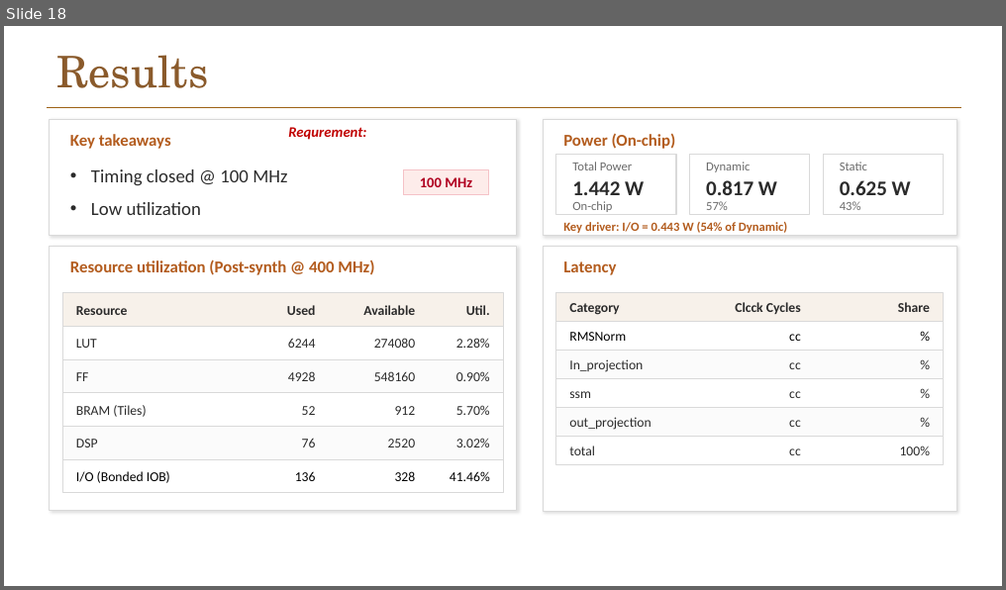
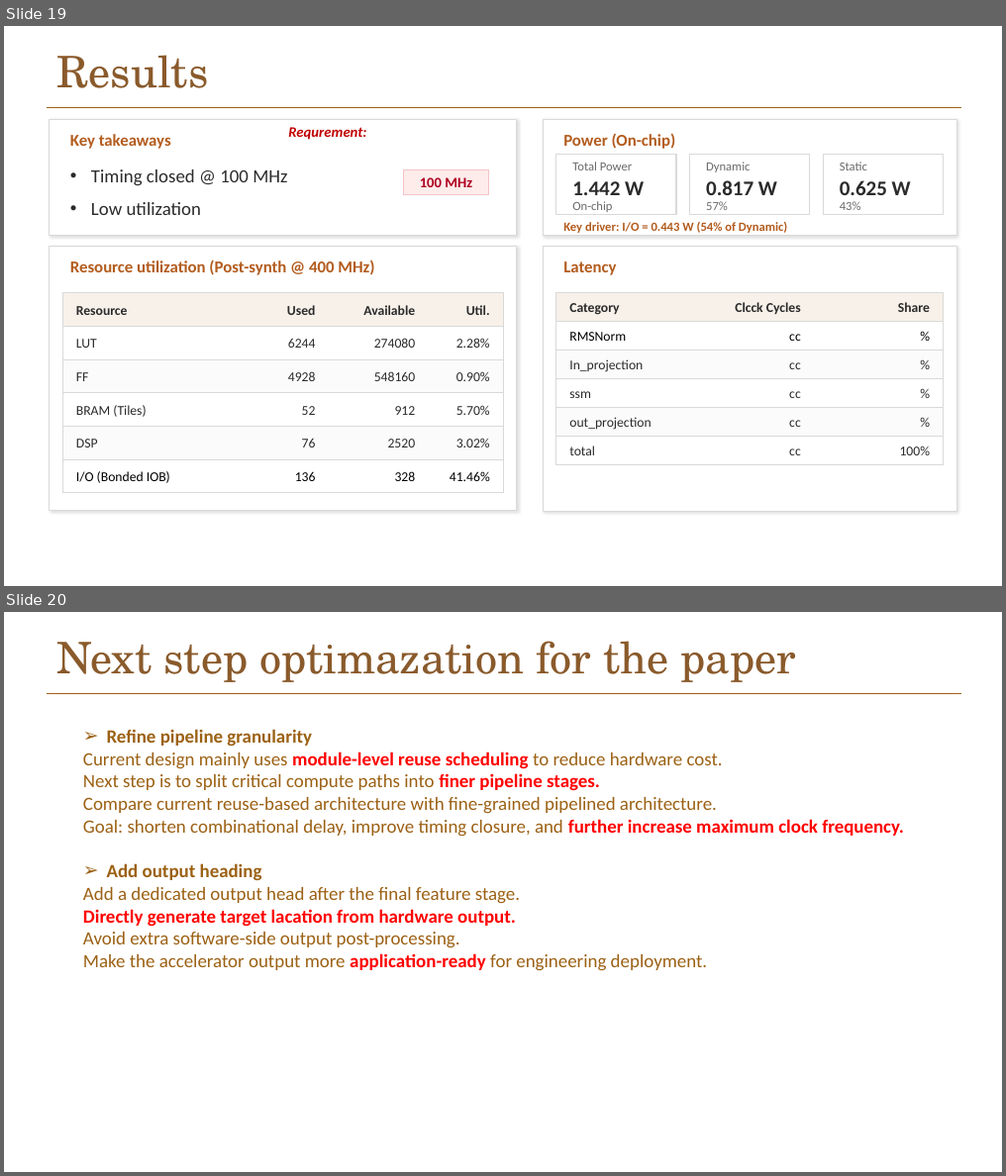
Before and after one commit to Elison-debug/Cmamba_reconstruct, a slide deck: docx/presentation/thesis/ppt/final_pre.pptx. Shown one above the other, each under a label of ours: slide 18 before the commit, slides 19 and 20 after it. The pictures are 1006x590 and 1006x1176 pixels, drawn with LibreOffice and Linux fonts; fonts in the diff are those of the drawing; background and template pictures are left out. Boxes give left, top, right and bottom in pixels: in the first picture for what was removed or moved away, otherwise in the second. Text is boxed around its words. In the diff, an @@ line names an element or a change of style, - is before the commit and + after.

```diff
--- a/docx/presentation/thesis/ppt/final_pre.pptx
+++ b/docx/presentation/thesis/ppt/final_pre.pptx
@@ slide 20 added at [4,612,1002,1172], background picture (left out); not listed: 1 template element that a slide beside it also shows @@
@@ text added at [56,641,796,682], 41.9 pt, text #8A5A2B @@
+Next step optimazation for the paper
@@ text added at [83,729,904,971], 18 pt, text #9C6114 @@
+➢ Refine pipeline granularity
+Current design mainly uses module-level reuse scheduling to reduce hardware cost.
+Next step is to split critical compute paths into finer pipeline stages.
+Compare current reuse-based architecture with fine-grained pipelined architecture.
+Goal: shorten combinational delay, improve timing closure, and further increase maximum clock frequency.
+➢ Add output heading
+Add a dedicated output head after the final feature stage.
+Directly generate target lacation from hardware output.
+Avoid extra software-side output post-processing.
+Make the accelerator output more application-ready for engineering deployment.
@@ what was slide 18 is now slide 19 @@
```
Also in this commit, not shown: 3 slides changed, 1 other slide added, 1 other file.
